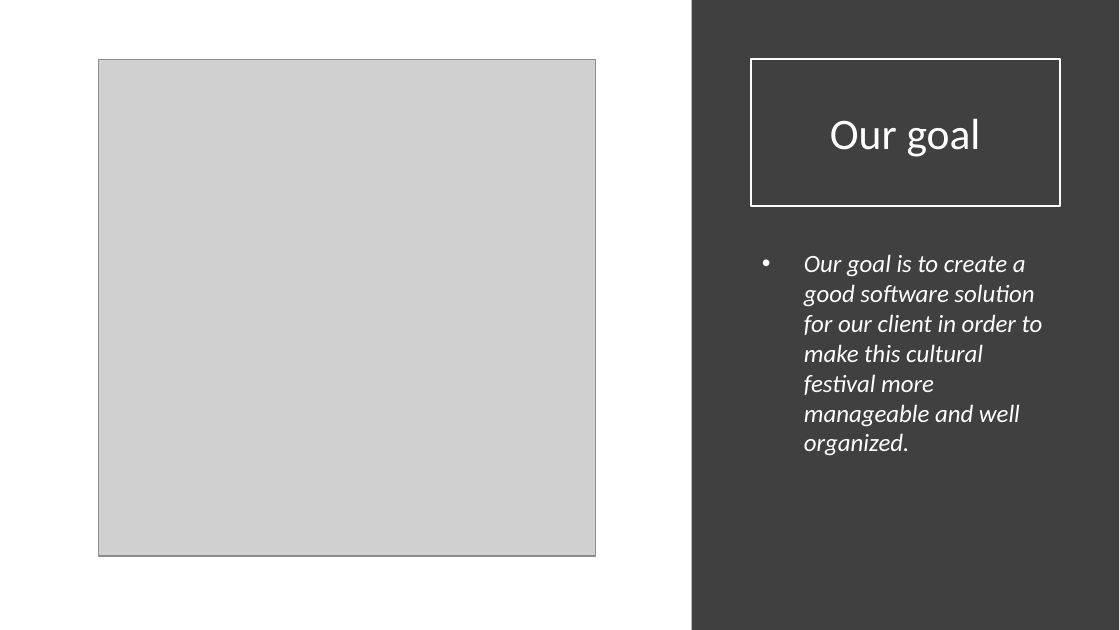
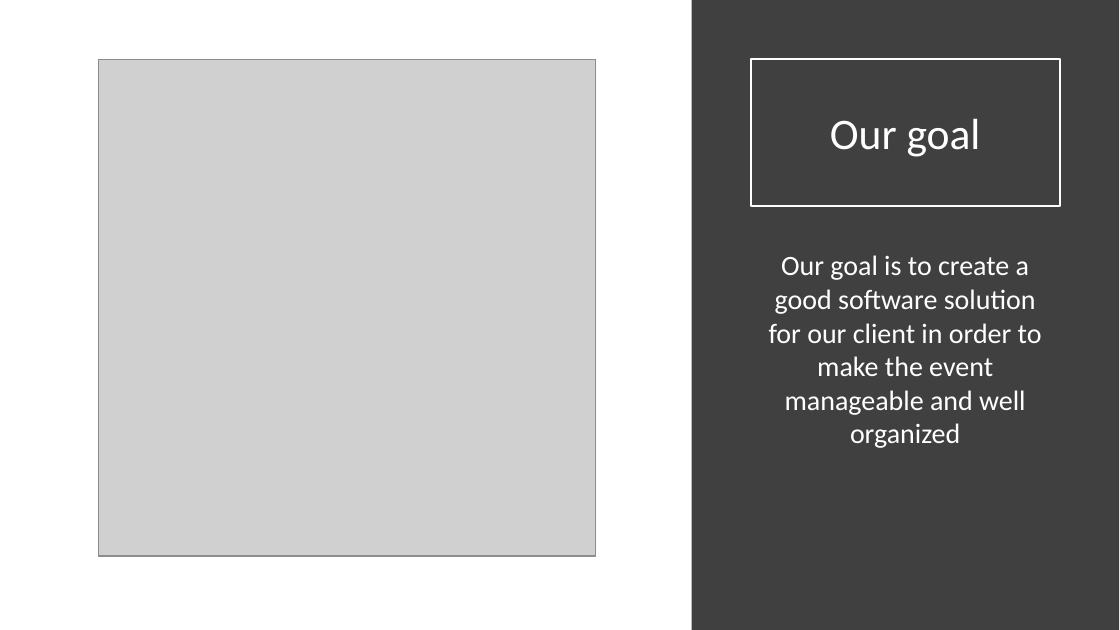
Before and after one commit to LaStefan/culturalfestivalproject, a slide deck: slide 3 of Presentation.pptx. Drawn at 1120x630 pixels with LibreOffice and Linux fonts; fonts in the diff are those of the drawing; grey boxes stand for pictures. Boxes give left, top, right and bottom in pixels: in the first picture for what was removed or moved away, otherwise in the second. Text is boxed around its words. In the diff, an @@ line names an element or a change of style, - is before the commit and + after.

Commit message:
Presentation update

```diff
--- a/Presentation.pptx
+++ b/Presentation.pptx
@@ text at (769,255,1042,448): text changed; size 16 to 18 pt; italic off @@
-• Our goal is to create a good software solution for our client in order to make this cultural festival more manageable and well organized.
+Our goal is to create a good software solution for our client in order to make the event manageable and well organized
```
Also in this commit, not shown: 2 other slides changed.
